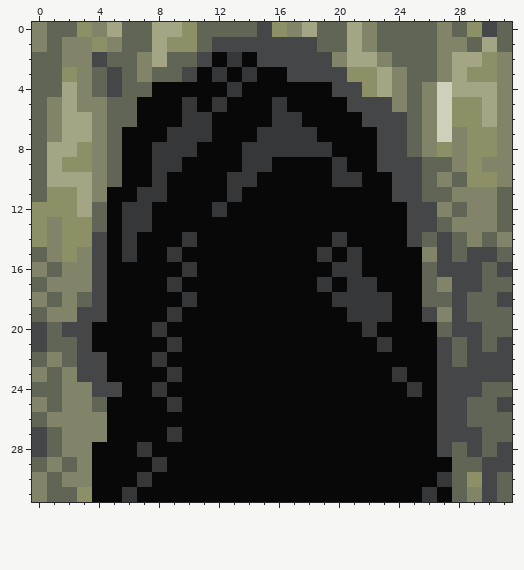
Pixel-art sprite, stored at res/CaveEntrance.png. Above, as it was before the edit.
The file is 32x32 pixels.
And afterwards:
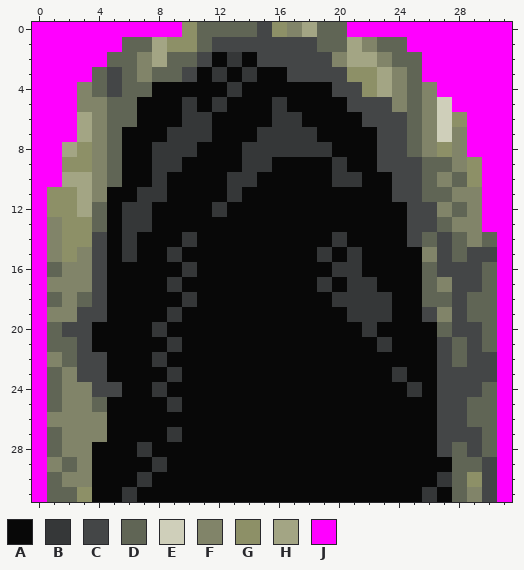
Palette (. is transparent): A #080808  B #353738  C #444647  D #606555  E #cfcfba  F #818469  G #8d9067  H #a3a584  J #ff00ff
The exact change:
The edit turns colour C into colour J in row 0 at x 30; in row 2 at x 4; in row 16 at x 31; in row 18 at x 31; in row 20 at x 0; in row 21 at x 0 and 31.
The edit turns colour C into colour J in rows 22 to 23 at x 31; in row 25 at x 31; in row 27 at x 0; in row 28 at x 0 and 31; in row 29 at x 31.
The edit turns colour D into colour J in row 0 at x 1 to 2, 6 to 7, 23 to 26, 28 and 31; in row 1 at x 1, 25 to 26, 29 and 31; in rows 2 to 3 at x 0 to 1 and 26; in row 4 at x 0 to 1; in rows 5 to 10 at x 0; in row 11 at x 0 and 31.
The edit turns colour D into colour J in rows 12 to 13 at x 31; in row 15 at x 0 and 31; in row 17 at x 0 and 31; in row 19 at x 0 and 31; in row 20 at x 31; in row 22 at x 0.
The edit turns colour D into colour J in row 24 at x 0 and 31; in row 26 at x 0 and 31; in row 27 at x 31; in row 29 at x 0; in rows 30 to 31 at x 31.
The edit turns colour E into colour J in row 4 at x 27.
The edit turns colour F into colour J in row 0 at x 0, 4, 22 and 27; in row 1 at x 0, 2 to 3, 5 and 27 to 28; in row 2 at x 2 to 3, 27 and 31; in row 3 at x 3, 27 and 31; in row 4 at x 31; in rows 5 to 7 at x 1 and 31.
The edit turns colour F into colour J in row 8 at x 31; in row 9 at x 30 to 31; in row 10 at x 31; in rows 11 to 13 at x 30; in row 14 at x 31; in row 16 at x 0.
The edit turns colour F into colour J in row 18 at x 0; in row 23 at x 0; in row 25 at x 0; in rows 30 to 31 at x 0.
The edit turns colour G into colour J in row 0 at x 3 and 29; in row 1 at x 4; in row 2 at x 30; in row 3 at x 2 and 29 to 30; in row 5 at x 28 to 29; in row 6 at x 29.
The edit turns colour G into colour J in rows 7 to 8 at x 29 to 30; in row 10 at x 30; in rows 12 to 14 at x 0.
The edit turns colour H into colour J in row 0 at x 5, 8 to 9 and 21; in row 1 at x 30; in row 2 at x 28 to 29; in row 3 at x 28; in row 4 at x 2 and 28 to 30; in rows 5 to 6 at x 2 and 30.
The edit turns colour H into colour J in row 7 at x 2; in rows 8 to 10 at x 1.
Changed places in both pictures, as pixel boxes (x1, y1, x2, y2):
changed: (32, 22, 182, 502)
changed: (347, 22, 512, 502)
